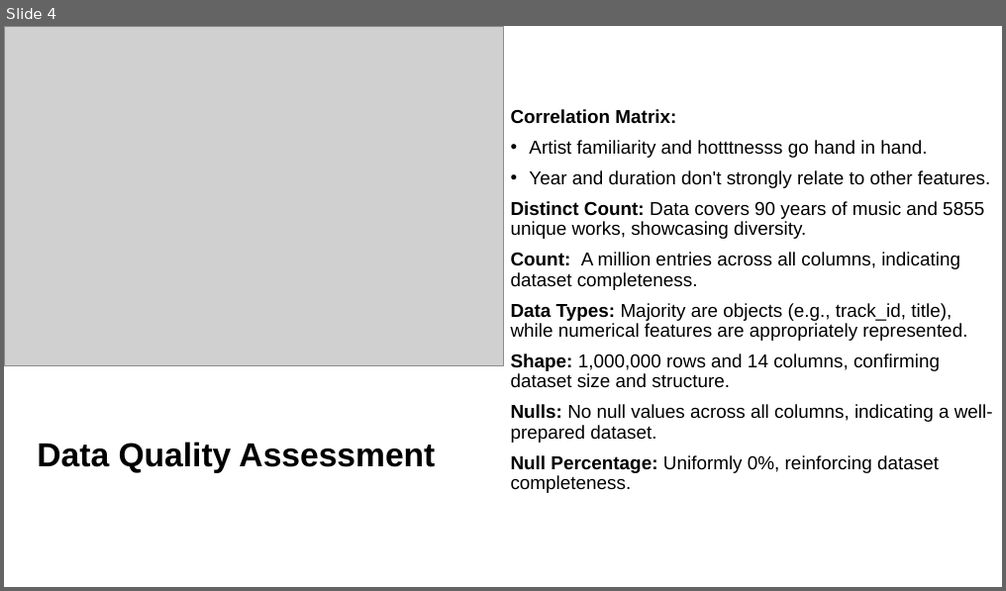
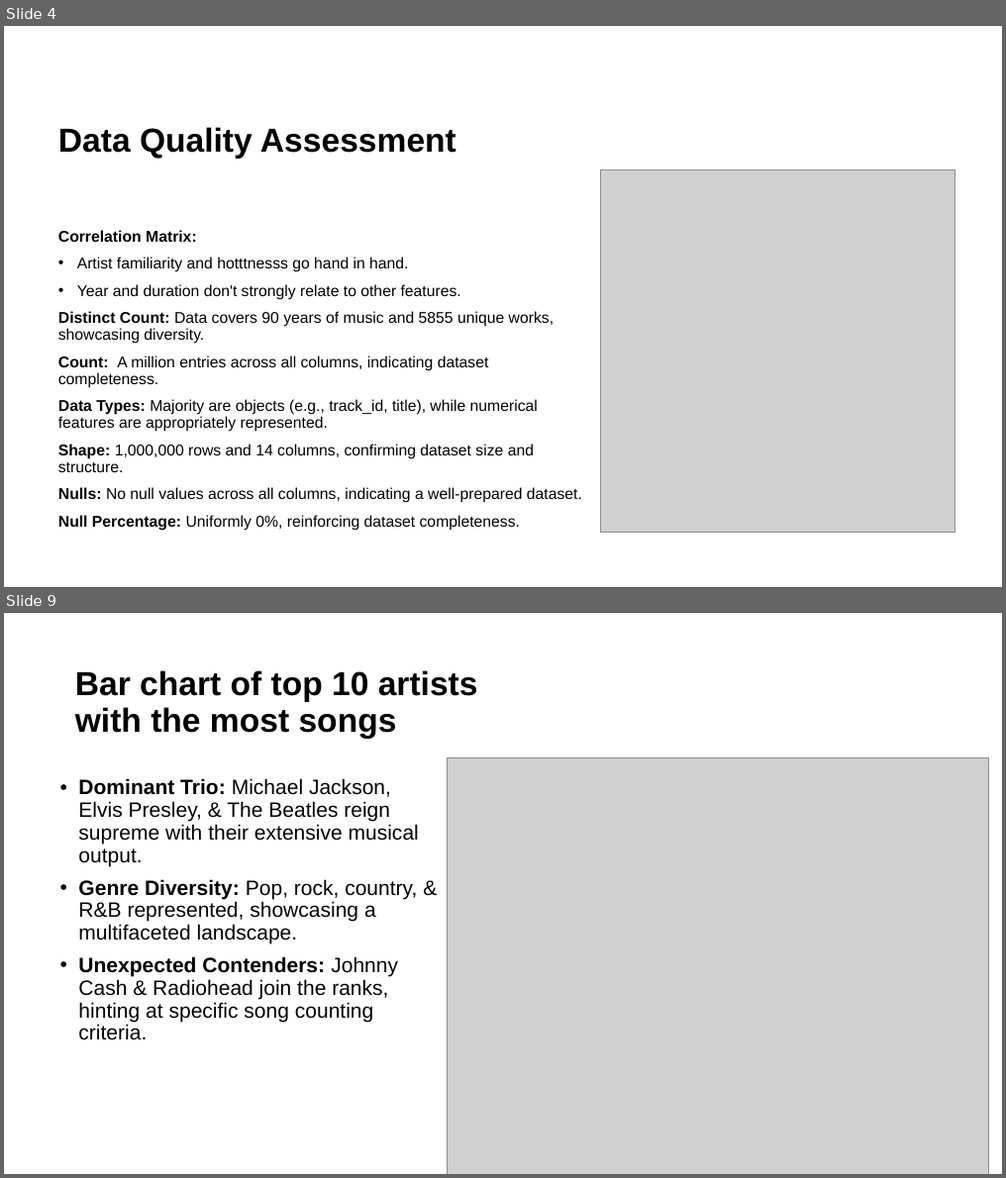
Before and after one commit to majb90/MIS548-Group-6, a slide deck: Project Presentation.pptx. Shown one above the other, each under a label of ours: slide 4 before the commit, slides 4 and 9 after it; the slides between them are not shown. The pictures are 1006x591 and 1006x1178 pixels, drawn with LibreOffice and Linux fonts; fonts in the diff are those of the drawing; grey boxes stand for pictures. Boxes give left, top, right and bottom in pixels: in the first picture for what was removed or moved away, otherwise in the second. Text is boxed around its words. In the diff, an @@ line names an element or a change of style, - is before the commit and + after.

```diff
--- a/Project Presentation.pptx
+++ b/Project Presentation.pptx
@@ slide 9 added at [4, 613, 1002, 1174], background #FFFFFF @@
@@ title added at [75, 670, 478, 739], 32 pt, text #000000, bold @@
+Bar chart of top 10 artists with the most songs
@@ picture added at [448, 758, 988, 1174] @@
@@ text added at [78, 778, 419, 1041], 20 pt, text #000000 @@
+• Dominant Trio: Michael Jackson, Elvis Presley, & The Beatles reign supreme with their extensive musical output.
+• Genre Diversity: Pop, rock, country, & R&B represented, showcasing a multifaceted landscape.
+• Unexpected Contenders: Johnny Cash & Radiohead join the ranks, hinting at specific song counting criteria.
@@ slide 4 changed as well @@
@@ title "Data Quality Assessment": place and size @@
-title "Data Quality Assessment" at [37, 442, 435, 473]
+title "Data Quality Assessment" at [58, 127, 456, 159]
@@ title "Data Quality Assessment" at [58, 127, 456, 159]: vertical alignment middle to bottom @@
@@ picture: place and size @@
-picture at [4, 26, 503, 366]
+picture at [601, 170, 955, 533]
@@ text "Correlation Matrix:": place and size @@
-text "Correlation Matrix:" at [511, 109, 993, 493]
+text "Correlation Matrix:" at [58, 230, 582, 531]
@@ text "Correlation Matrix:" at [58, 230, 582, 531]: size 18 to 15 pt; vertical alignment middle to top @@
```
Also in this commit, not shown: 4 other slides changed, 16 other slides added, 1 slide removed.
